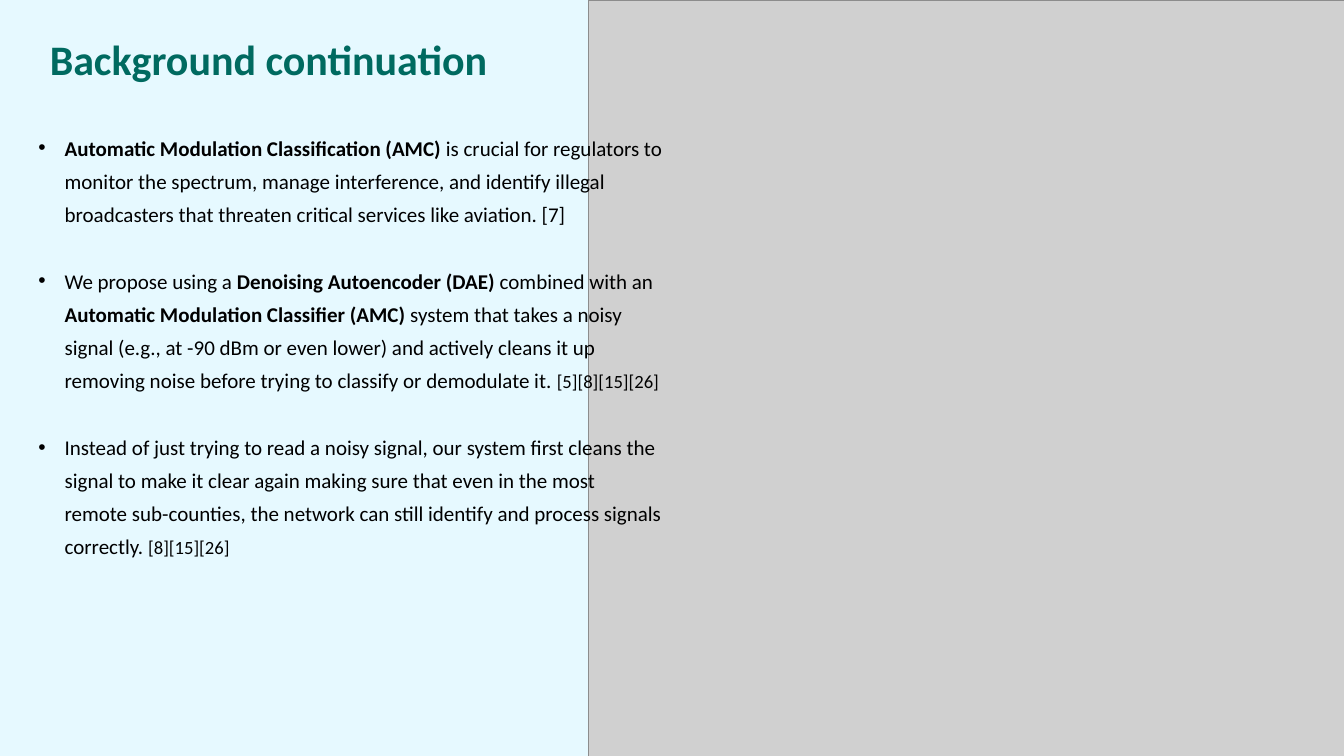
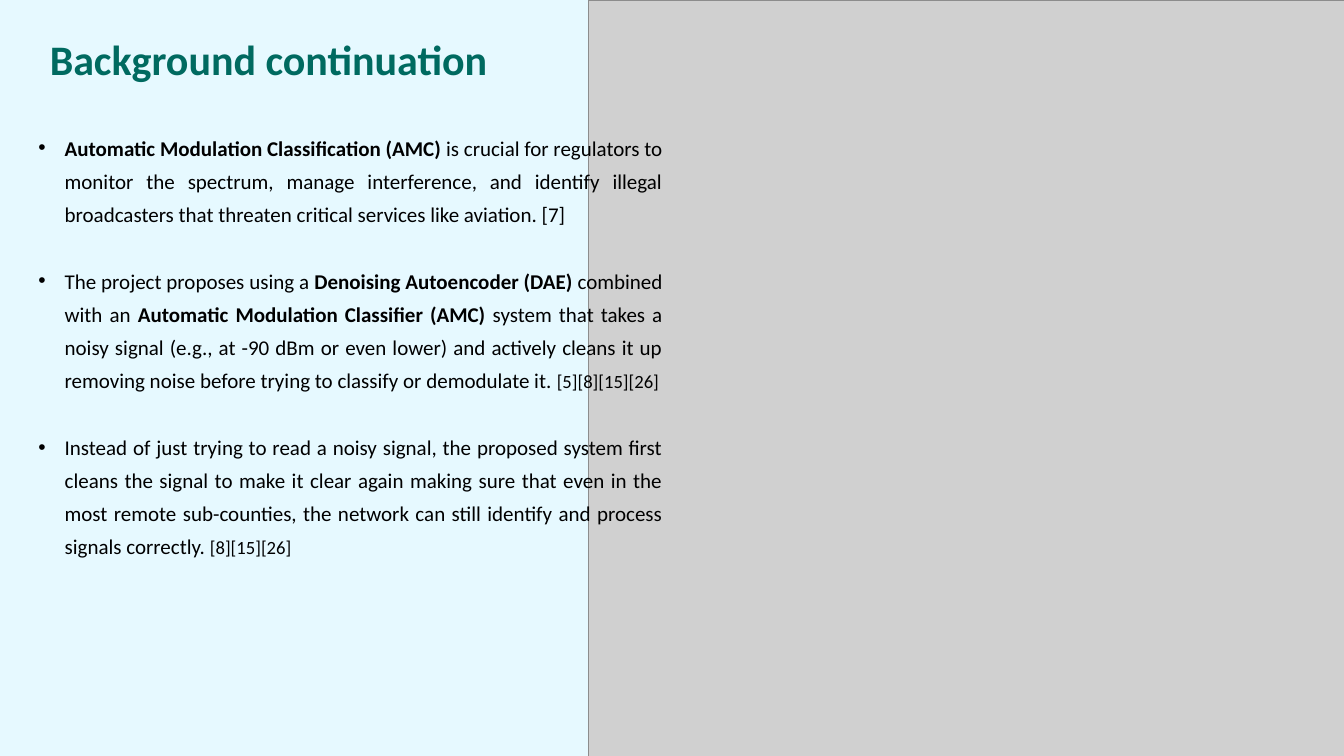
Before and after one commit to sharif-smj/Telecom-engineering-final-year-project, a slide deck: slide 4 of GSM Signal Denoising and Modulation Classification for Rural Uganda.pptx. Drawn at 1344x756 pixels with LibreOffice and Linux fonts; fonts in the diff are those of the drawing; grey boxes stand for pictures. Boxes give left, top, right and bottom in pixels: in the first picture for what was removed or moved away, otherwise in the second. Text is boxed around its words. In the diff, an @@ line names an element or a change of style, - is before the commit and + after.

```diff
--- a/GSM Signal Denoising and Modulation Classification for Rural Uganda.pptx
+++ b/GSM Signal Denoising and Modulation Classification for Rural Uganda.pptx
@@ text at <box>65,138,662,225</box>: alignment left to justified @@
@@ text at <box>65,271,663,558</box>: text changed @@
-• We propose using a Denoising Autoencoder (DAE) combined with an Automatic Modulation Classifier (AMC) system that takes a noisy signal (e.g., at -90 dBm or even lower) and actively cleans it up removing noise before trying to classify or demodulate it. [5][8][15][26]
-• Instead of just trying to read a noisy signal, our system first cleans the signal to make it clear again making sure that even in the most remote sub-counties, the network can still identify and process signals correctly. [8][15][26]
+• The project proposes using a Denoising Autoencoder (DAE) combined with an Automatic Modulation Classifier (AMC) system that takes a noisy signal (e.g., at -90 dBm or even lower) and actively cleans it up removing noise before trying to classify or demodulate it. [5][8][15][26]
+• Instead of just trying to read a noisy signal, the proposed system first cleans the signal to make it clear again making sure that even in the most remote sub-counties, the network can still identify and process signals correctly. [8][15][26]
```
Also in this commit, not shown: 14 other slides changed, 1 slide added, 2 other files.
